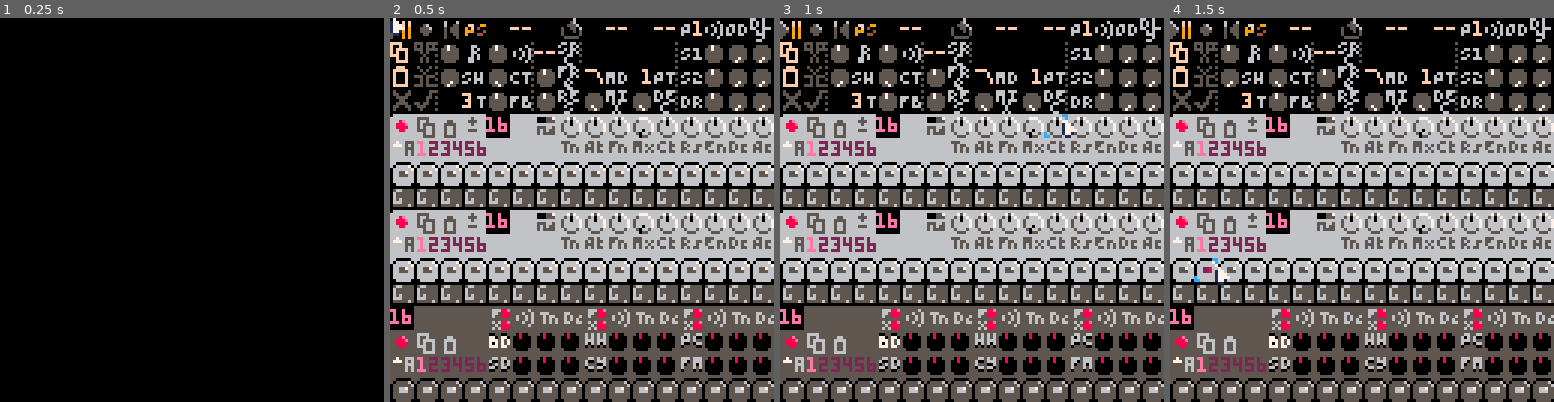
Above: before the commit, frames 1-4 (left to right).
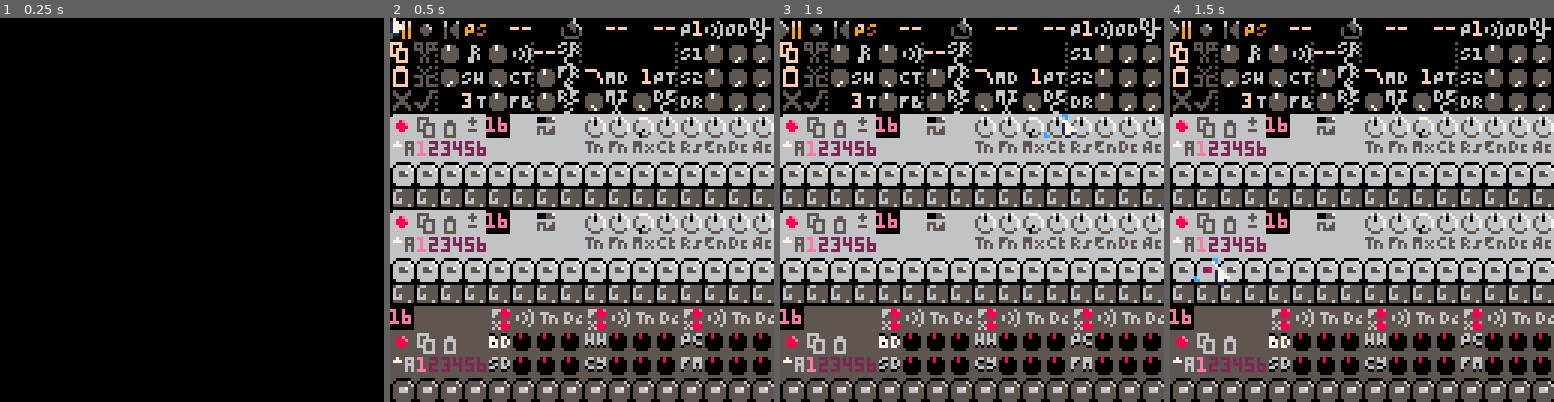
Above: after the commit, the same moments.

Repository: luchak/rp8
Game: PICO-8 cartridge rp8.p8
The game is run twice, just before and just after one commit, with the same random seed, the same clock (stepped at 60 frames per second) and the same inputs.
Inputs (mouse positions are in pixels of both pictures, inside the frame that each line leads up to):
- Up to frame 1 (0.25 s): no input
- Up to frame 2 (0.5 s): no input
- Up to frame 3 (1 s): click (1060, 121) at 0.67 s
- Up to frame 4 (1.5 s): click (1216, 267) at 1.22 s

Frame 1 is identical in both runs. In frame 2, 0.6% of the frame differs, in the area x 44-56%, y 25-61%; in frame 3, 0.6%; in frame 4, 0.6%.

Commit message:
Up to beta 5b ... lost track of changes.

Diff:
--- a/fx.lua
+++ b/fx.lua
@@ -74,7 +74,7 @@
     local od,fx,xp1=src.od,src.fx,_xp1[k]
     src.obj:update(tmp,first,last,bypass)
     local odg=0.2+63.8*od
-    local odgi=(1+6*od)/odg
+    local odgi=(1+4*od)/odg
     for i=first,last do
      local x1,x0=tmp[i]
      x0,xp1=(xp1+x1)>>1,x1
--- a/rp8.p8
+++ b/rp8.p8
@@ -447,8 +447,8 @@
 c9c6850d850800e00000000c17858585c9c6850d850800e00000000c17858585000000000000000000000000000000000000000000000000000000000000000000000000000000000000000000000000000000000000000000000000000000000000000000000000000000000000000000000000000000000000000000000000
 c5ca85d085d186e1eae409e618858585c5ca85d085d186e1eae409e618858585000000000000000000000000000000000000000000000000000000000000000000000000000000000000000000000000000000000000000000000000000000000000000000000000000000000000000000000000000000000000000000000000
 cecc85d285d386e286e386e519858585cecc85d285d386e286e386e519858585000000000000000000000000000000000000000000000000000000000000000000000000000000000000000000000000000000000000000000000000000000000000000000000000000000000000000000000000000000000000000000000000
-6c1c1b1a1d1d02a9a9a9a9a9a9a9a9a96c1c1b1a021dd5a9a9a9a9a9a9a9a9a9000000000000000000000000000000000000000000000000000000000000000000000000000000000000000000000000000000000000000000000000000000000000000000000000000000000000000000000000000000000000000000000000
-f8dfdf1d1dd4d5d6d7d8d9dadbdcdddef8dfdf1d1dd4d5d6d7d8d9dadbdcddde000000000000000000000000000000000000000000000000000000000000000000000000000000000000000000000000000000000000000000000000000000000000000000000000000000000000000000000000000000000000000000000000
+6c1c1b1a1d1d021da9a9a9a9a9a9a9a96c1c1b1a021dd5a9a9a9a9a9a9a9a9a9000000000000000000000000000000000000000000000000000000000000000000000000000000000000000000000000000000000000000000000000000000000000000000000000000000000000000000000000000000000000000000000000
+f8dfdf1d1dd4d51dd6d8d9dadbdcdddef8dfdf1d1dd4d5d6d7d8d9dadbdcddde000000000000000000000000000000000000000000000000000000000000000000000000000000000000000000000000000000000000000000000000000000000000000000000000000000000000000000000000000000000000000000000000
 101010101010101010101010101010106c1c1b1a021dd5a9a9a9a9a9a9a9a9a9000000000000000000000000000000000000000000000000000000000000000000000000000000000000000000000000000000000000000000000000000000000000000000000000000000000000000000000000000000000000000000000000
 55555555555555555555555555555555f8dfdf1d1dd4d5d6d7d8d9dadbdcddde000000000000000000000000000000000000000000000000000000000000000000000000000000000000000000000000000000000000000000000000000000000000000000000000000000000000000000000000000000000000000000000000
 edc0c0c0659593946595939465959394c0c0c0c0659593946595939465959394000000000000000000000000000000000000000000000000000000000000000000000000000000000000000000000000000000000000000000000000000000000000000000000000000000000000000000000000000000000000000000000000
--- a/synth.lua
+++ b/synth.lua
@@ -85,7 +85,7 @@
      osc2-=(o2p^^0x8000)>>15
     end
     osc=mix1*osc+mix2*osc2
-    fosc+=(osc-fosc)/20
+    fosc+=(osc-fosc)/24
     osc-=fosc
     ffb+=(f4-ffb)>>5
     osc-=fr*(f4-ffb-osc)
@@ -126,8 +126,8 @@
    _op,_dp=0,(_dp0<<16)*_detune
    if (state.playing) _ae=lev*lev*boost*trn(s==n_ac,1.5,0.6)
    _aemax=0.5*_ae
-   _ted=0.5*pow4(te_base-te_scale*dec)
-   _aed=1-ae_ratio*_ted
+   _ted=0.36*pow4(te_base-te_scale*dec)
+   _aed=1-ae_ratio*1.389*_ted
   end
  end
 
--- a/ui.lua
+++ b/ui.lua
@@ -398,8 +398,7 @@
  )
 ))
 (foreach (' (
- {x=56,o=6,tt="tune"}
- {x=64,o=7,tt="osc 2 coarse"}
+ {x=64,o=6,tt="tune"}
  {x=72,o=8,tt="osc 2 fine"}
  {x=80,o=9,tt="osc 2 mix"}
  {x=88,o=10,tt="filter cutoff"}
--- a/utils.lua
+++ b/utils.lua
@@ -2,11 +2,10 @@
 -- utils
 
 function log(...)
- local s=''
  for arg in all({...}) do
-  s..=tostr(arg)..' '
- end
- printh(s,'log')
+  printh(tostr(arg)..' \0','log')
+ end
+ printh('','log')
 end
 
 -- be careful, both t and f get evaluated
Not shown, changed: names.txt
Not shown, changed: the thumbnail (__label__) section of rp8.p8
